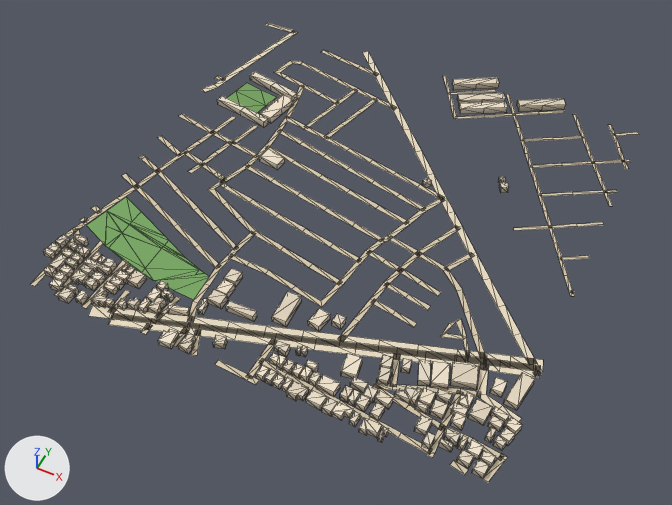
Renders of the glTF model public/assets/bengaluru-region-v1/tiles/t-9_14-l0.glb from each side of a commit.
The view is the same before and after, from a 50 mm camera at (-3948.0, 6600.0, 720.0) aimed at (-4251.0, 7205.0, -36.0). Every picture has the same lights, and +X, +Y and +Z are marked at lower left. The picture after the commit comes second. Mesh edges are drawn as thin lines. Vertices at exactly the same position are counted once.

Script lines for the objects in view, before the commit:
```python
me_building = bpy.data.meshes.new('building')
me_building.from_pydata(...)  # 1192 vertices, 1544 faces; spans x -3.0..504.0, y -6.0..517.0, z 0.0..8.0
me_building.materials.append(mat_building)
me_ground = bpy.data.meshes.new('ground')
me_ground.from_pydata(...)  # 825 vertices, 668 faces; spans x -3.0..503.0, y -7.0..503.0, z 1.0
me_ground.materials.append(mat_ground)
# before: 175 (147.0, 503.0, 1.0) at pixel (368, 51), 176 (141.0, 497.0, 1.0) at pixel (362, 52), 177 (164.0, 485.0, 1.0) at pixel (374, 62), 178 (158.0, 479.0, 1.0) at pixel (368, 64)
ob_building = bpy.data.objects.new('building', me_building)
ob_building.location = (-4500.0, 7000.0, 0.0)
ob_ground = bpy.data.objects.new('ground', me_ground)
ob_ground.location = (-4500.0, 7000.0, 0.0)
```
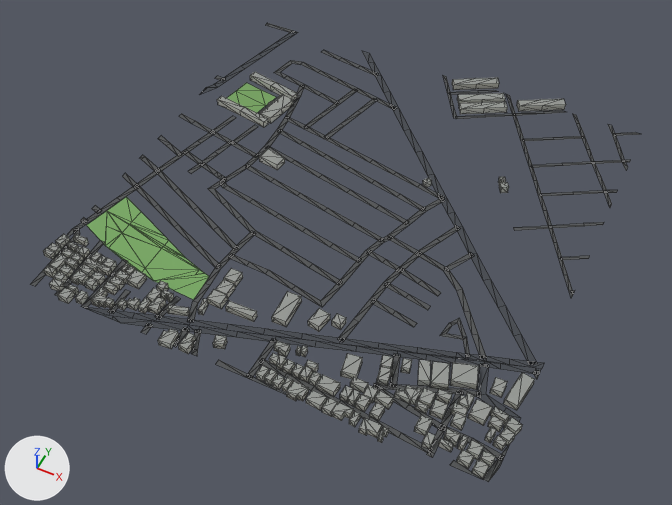
What changed in the scene script:
```text
Change me_building:
    used by ob_building; location = (-4500.0, 7000.0, 0.0)
    remove me_building.from_pydata(...)  # 1192 vertices, 1544 faces; spans x -3.0..504.0, y -6.0..517.0, z 0.0..8.0
    add me_building.from_pydata(...)  # 1192 vertices, 1894 faces; spans x -3.0..504.0, y -6.0..517.0, z 0.0..8.0
    me_building part 1: 1544 kept faces spanning x -3.0..504.0, y -6.0..517.0, z 0.0..8.0 get new vertex colours
    edits to the shape of me_building do not show in these pictures
Change me_ground:
    used by ob_ground; location = (-4500.0, 7000.0, 0.0)
    verts and faces of me_ground; kept vertices keep their numbers, new ones are numbered from 825
    remove me_ground.from_pydata(...)  # 825 vertices, 668 faces; spans x -3.0..503.0, y -7.0..503.0, z 1.0
    add me_ground.from_pydata(...)  # 847 vertices, 686 faces; spans x 0.0..500.0, y 0.0..500.0, z 1.0
    me_ground part 2: the loose piece of 38 vertices spanning x 81.0..502.0, y -7.0..142.0, z 1.0 is rebuilt with 40 vertices and now spans x 72.0..500.0, y 0.0..139.0, z 1.0
    me_ground part 3: the loose piece of 26 vertices spanning x 105.0..453.0, y -7.0..119.0, z 1.0 is rebuilt with 26 vertices and now spans x 96.0..452.0, y 0.0..116.0, z 1.0
    me_ground part 4: the loose piece of 4 vertices spanning x 494.0..502.0, y 119.0..134.0, z 1.0 is rebuilt with 4 vertices and now spans x 495.0..500.0, y 123.0..131.0, z 1.0
    me_ground part 5
    44 vertices are removed from x -3.0..503.0, y -3.0..502.0, z 1.0
    52 faces are deleted
    5 vertices in x 1.0..501.0, y 100.0..447.0, z 1.0 move by (-1.0, 0.0, 0.0)
    5 vertices in x -1.0..499.0, y 94.0..451.0, z 1.0 move by (1.0, 0.0, 0.0)
    4 vertices in x 72.0..464.0, y 1.0..501.0, z 1.0 move by (0.0, -1.0, 0.0)
    3 vertices in x 501.0, y 233.0..338.0, z 1.0 move by (-1.0, -1.0, 0.0)
    3 vertices in x 499.0, y 236.0..341.0, z 1.0 move by (1.0, 1.0, 0.0)
    3 vertices in x 295.0..382.0, y 482.0..487.0, z 1.0 move by (5.0, 3.0, 0.0)
    33 vertices move from x 1.0..502.0, y -3.0..502.0, z 1.0 to x 0.0..500.0, y 0.0..500.0, z 1.0
    64 vertices are added at x 0.0..500.0, y 0.0..500.0, z 1.0
    68 new faces join them
    me_ground part 6
    add verts[175] = (149.0, 500.0, 1.0)  # moved, pixel (369, 53)
    add verts[176] = (138.0, 500.0, 1.0)  # moved, pixel (361, 50)
    add verts[178] = (156.0, 481.0, 1.0)  # moved, pixel (367, 62)
    add verts[177] = (162.0, 487.0, 1.0)  # moved, pixel (373, 61)
    me_ground part 7: 500 kept faces spanning x 0.0..500.0, y 0.0..500.0, z 1.0 get new vertex colours; the middle colour goes from beige #d7c9ae to dark grey #535556
```

What differs and where, as boxes [x1, y1, x2, y2] in the pictures (672 x 505 px; the box of a moved part takes in the faces that stretch with it):
'ground', reshaped
    before: [30, 23, 639, 482]
    after: [31, 23, 639, 482]
part 1 of me_building, recoloured
    both: [43, 72, 566, 478]
part 2 of me_ground, rebuilt (7% shorter)
    before: [88, 305, 543, 372]
    after: [86, 307, 544, 369]
part 3 of me_ground, rebuilt (9% shorter)
    before: [108, 313, 485, 370]
    after: [102, 315, 484, 367]
part 4 of me_ground, rebuilt
    before: [535, 365, 541, 378]
    after: [535, 368, 541, 375]
part 5 of me_ground, moved or reshaped
    before: [30, 31, 639, 482]
    after: [31, 31, 639, 482]
part 6 of me_ground, moved or reshaped
    before: [362, 52, 380, 75]
    after: [362, 51, 380, 75]
part 7 of me_ground, recoloured
    both: [31, 23, 630, 459]
